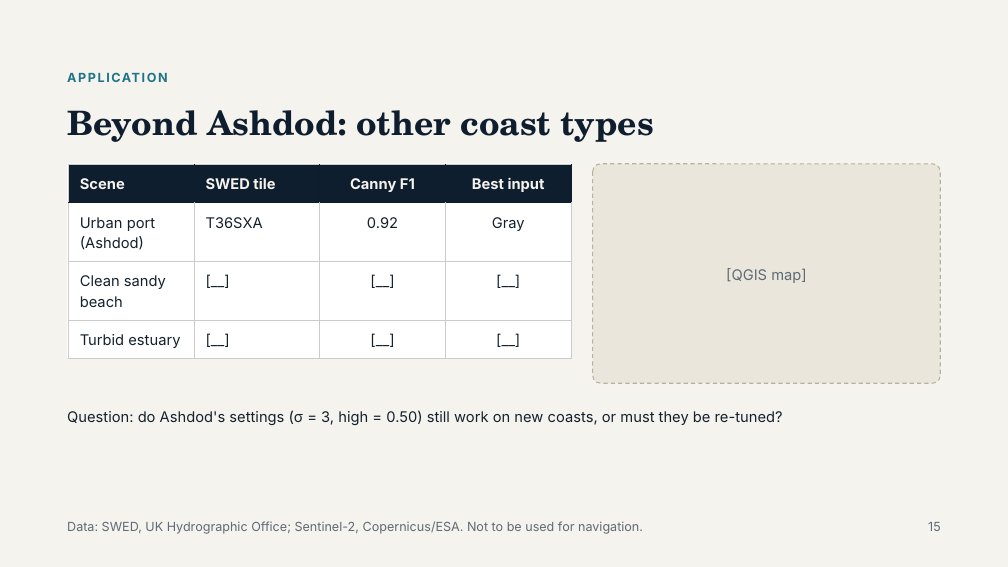
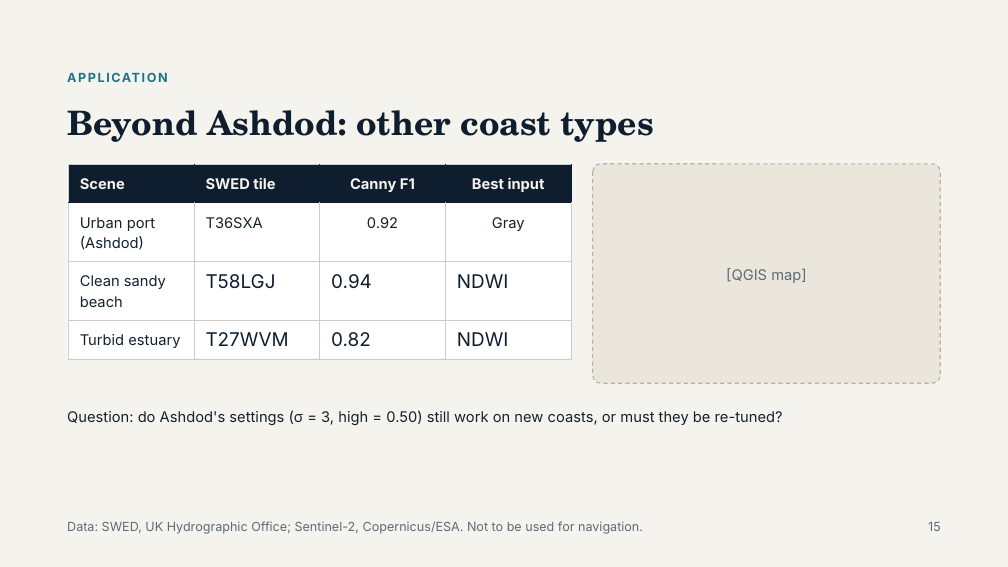
Before and after one commit to AayushmanKumar/GeoEdge, a slide deck: slide 15 of docs/presentation/Canny Edge Detection Filter Group 15 Presentation.pptx. Drawn at 1008x567 pixels with LibreOffice and Linux fonts; fonts in the diff are those of the drawing. Boxes give left, top, right and bottom in pixels: in the first picture for what was removed or moved away, otherwise in the second. Text is boxed around its words. In the diff, an @@ line names an element or a change of style, - is before the commit and + after.

```diff
--- a/docs/presentation/Canny Edge Detection Filter Group 15 Presentation.pptx
+++ b/docs/presentation/Canny Edge Detection Filter Group 15 Presentation.pptx
@@ table at (x1=68, y1=164, x2=570, y2=358) @@
-row 3: Clean sandy beach | [__] | [__] | [__]
+row 3: Clean sandy beach | T58LGJ | 0.94 | NDWI
-row 4: Turbid estuary | [__] | [__] | [__]
+row 4: Turbid estuary | T27WVM | 0.82 | NDWI
```
Also in this commit, not shown: 3 other slides changed, 17 other files.
